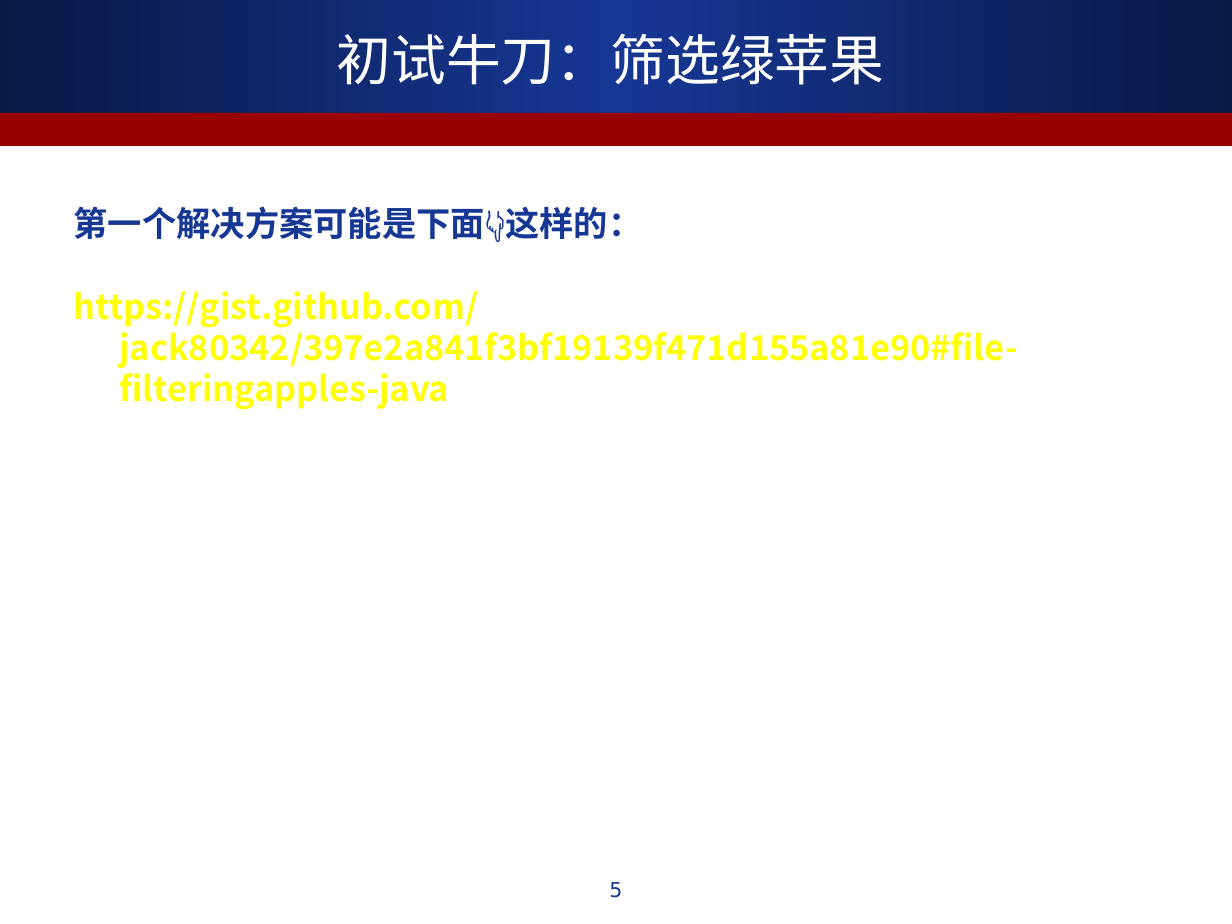
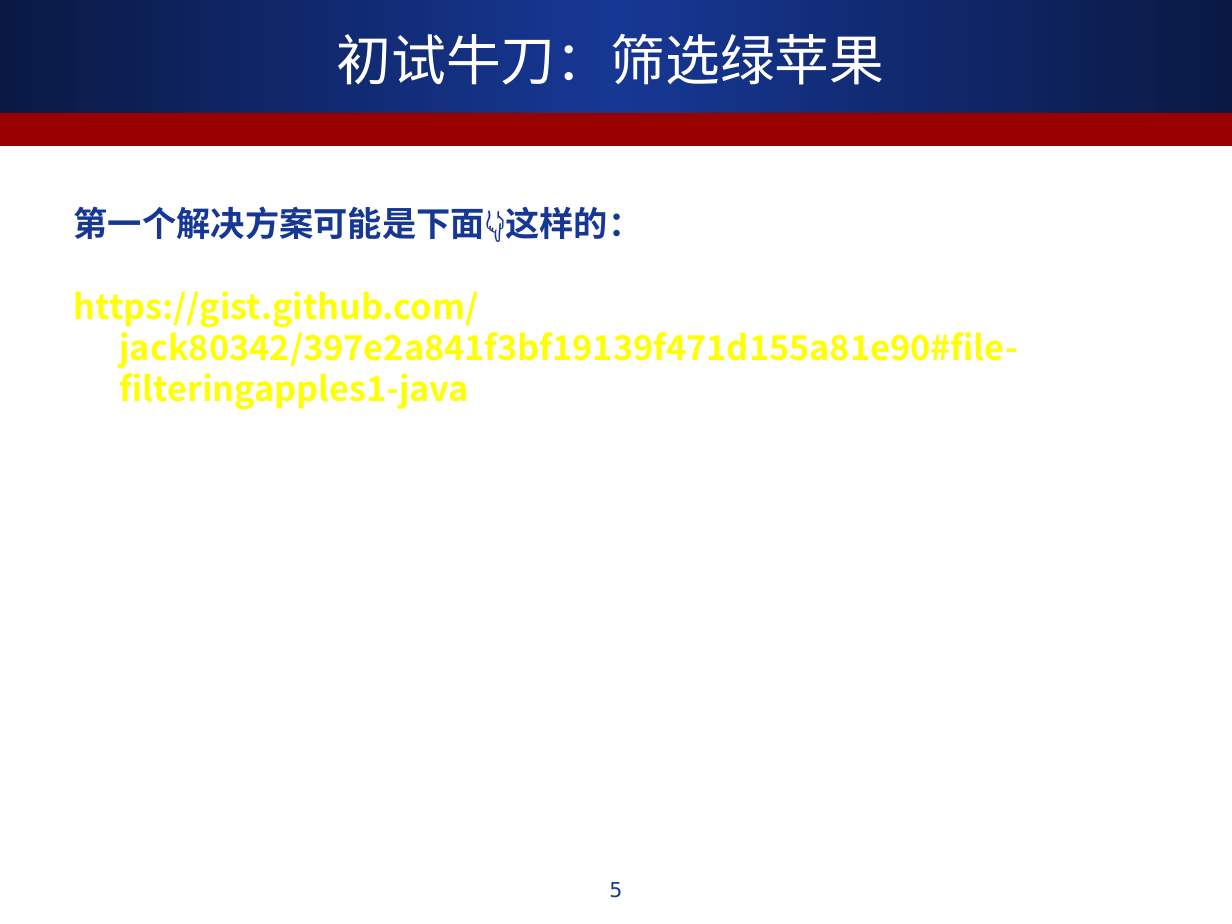
Before and after one commit to ALiberInc/Training, a slide deck: slide 5 of Java8NewFeature/第一章_通过行为参数化传递代码.ppt. Drawn at 1232x924 pixels with LibreOffice and Linux fonts; fonts in the diff are those of the drawing. Boxes give left, top, right and bottom in pixels: in the first picture for what was removed or moved away, otherwise in the second. Text is boxed around its words. In the diff, an @@ line names an element or a change of style, - is before the commit and + after.

```diff
--- a/Java8NewFeature/第一章_通过行为参数化传递代码.ppt
+++ b/Java8NewFeature/第一章_通过行为参数化传递代码.ppt
@@ text at box(74, 291, 1018, 410): text changed @@
-https://gist.github.com/jack80342/397e2a841f3bf19139f471d155a81e90#file-filteringapples-java
+https://gist.github.com/jack80342/397e2a841f3bf19139f471d155a81e90#file-filteringapples1-java
```
Also in this commit, not shown: 1 other slide changed, 9 slides added.
